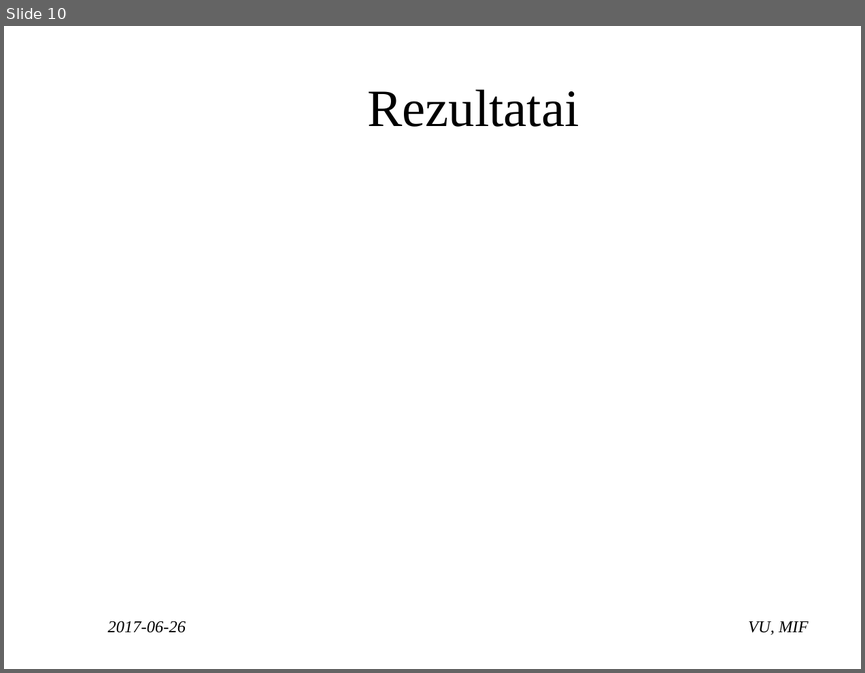
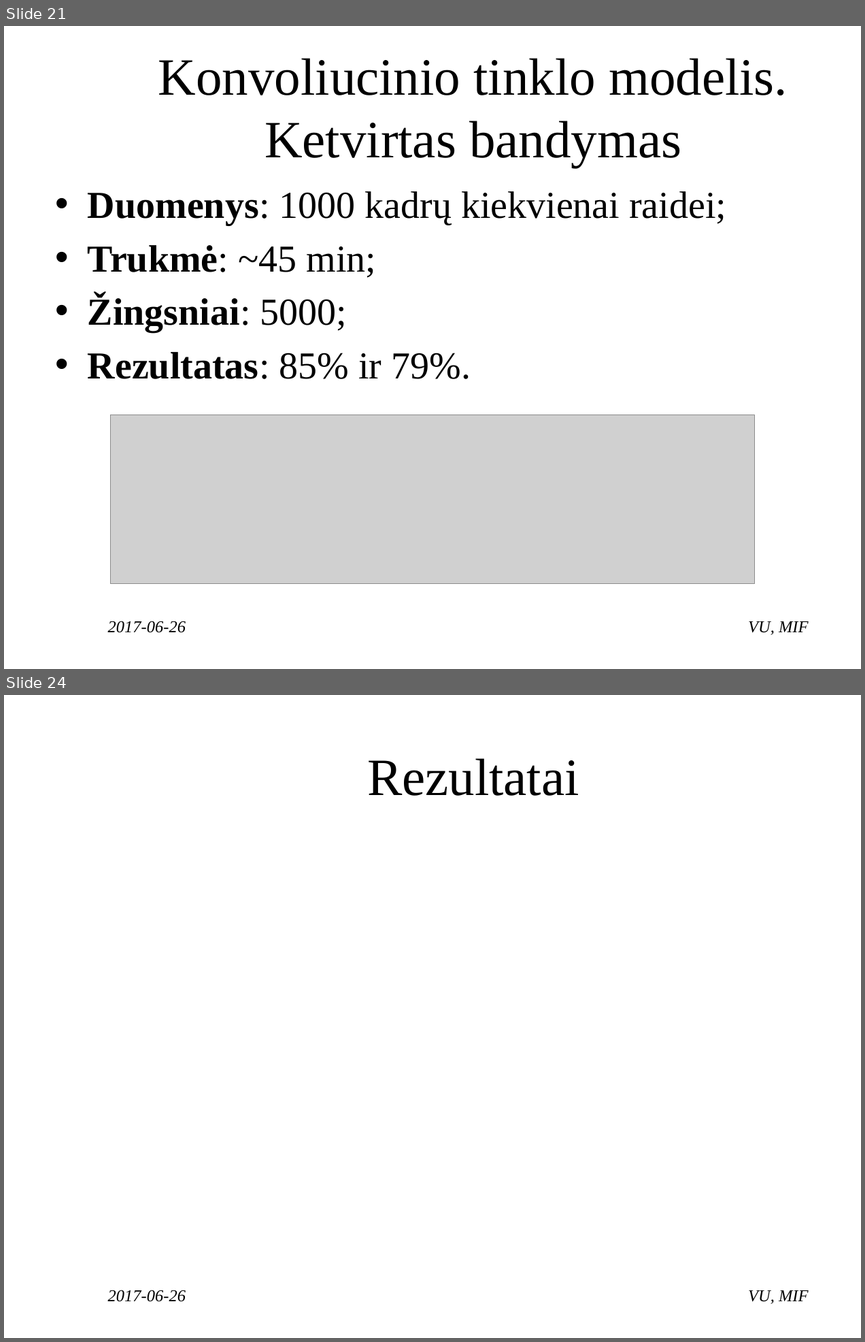
Before and after one commit to ambrazasp/Sign-Language-Recognition, a slide deck: Gestų kalbos atpažinimas naudojant internetinę kamerą.pptx. Shown one above the other, each under a label of ours: slide 10 before the commit, slides 21 and 24 after it; the slides between them are not shown. The pictures are 865x673 and 865x1342 pixels, drawn with LibreOffice and Linux fonts; fonts in the diff are those of the drawing; grey boxes stand for pictures; background and template pictures are left out. Boxes give left, top, right and bottom in pixels: in the first picture for what was removed or moved away, otherwise in the second. Text is boxed around its words. In the diff, an @@ line names an element or a change of style, - is before the commit and + after.

```diff
--- a/Gestų kalbos atpažinimas naudojant internetinę kamerą.pptx
+++ b/Gestų kalbos atpažinimas naudojant internetinę kamerą.pptx
@@ slide 21 added at box(4, 26, 861, 669), background #FFFFFF @@
@@ title added at box(158, 58, 787, 167), 44 pt, text #000000 @@
+Konvoliucinio tinklo modelis.
+Ketvirtas bandymas
@@ text added at box(88, 191, 726, 379), 32 pt, text #000000 @@
+• Duomenys: 1000 kadrų kiekvienai raidei;
+• Trukmė: ~45 min;
+• Žingsniai: 5000;
+• Rezultatas: 85% ir 79%.
@@ picture added at box(110, 415, 755, 584) @@
@@ text added at box(108, 620, 186, 633), 14 pt, text #000000, italic @@
+2017-06-26
@@ text added at box(748, 621, 808, 635), 14 pt, text #000000, italic @@
+VU, MIF
@@ what was slide 10 is now slide 24 @@
```
Also in this commit, not shown: 3 slides changed, 13 other slides added, 2 other files.
